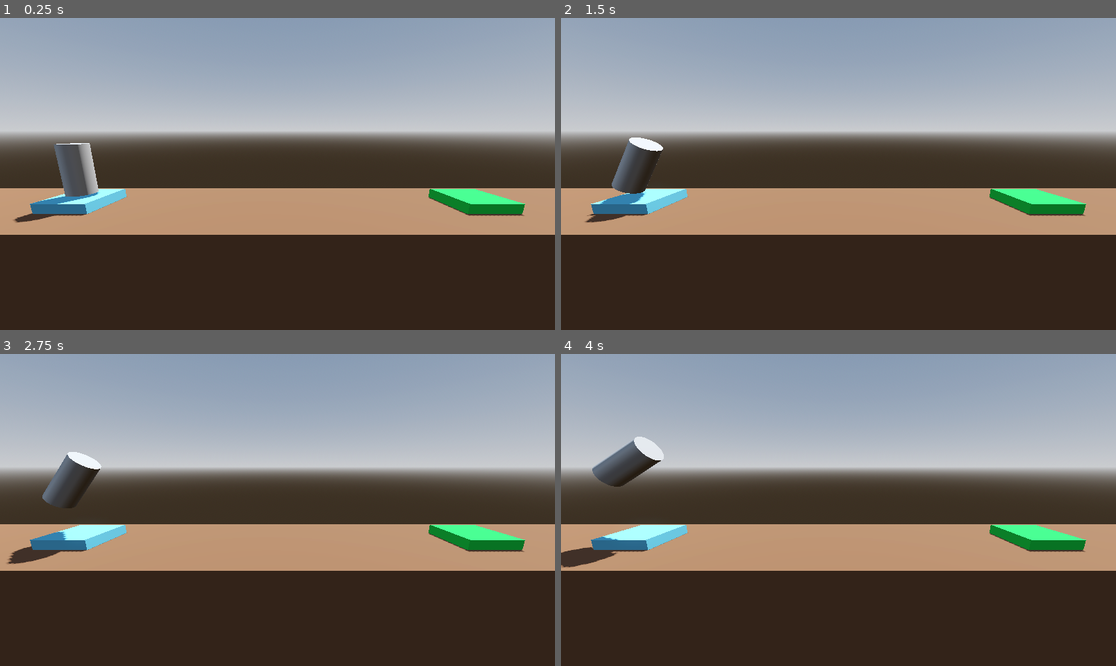
Above: before the commit, frames 1-4 (two rows, left to right).
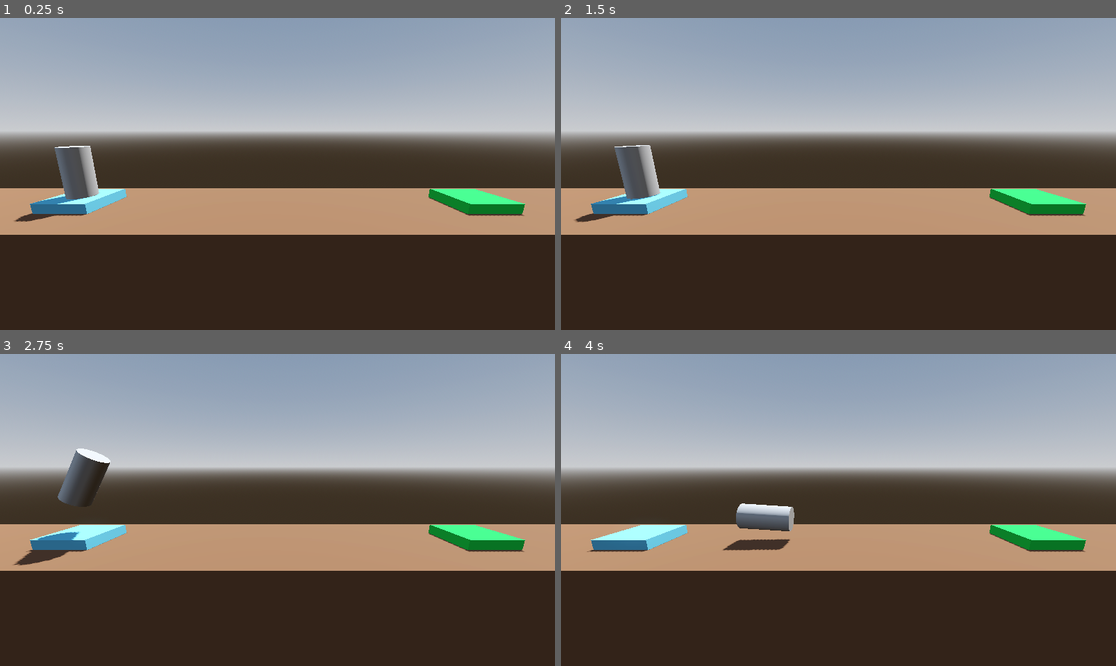
Above: after the commit, the same moments.

Repository: yubinex/project-boost
Game: Godot game, scene res://level/level.tscn
The game is run twice, just before and just after one commit, with the same random seed, the same clock (stepped at 60 frames per second) and the same inputs. The project has no main scene, so this scene is started directly.
Inputs:
- Up to frame 1 (0.25 s): no input
- Up to frame 2 (1.5 s): tap Enter (ui_accept) at 0.5, 1.35 s; hold Right (ui_right) 0.53-1.28 s; hold Enter (ui_accept) 0.53-1.28 s; hold Left (ui_left) from 1.28 s (still down)
- Up to frame 3 (2.75 s): tap Enter (ui_accept) at 1.52, 1.82 s; release Left (ui_left) at 2.03 s; hold Right (ui_right) from 2.03 s (still down); hold Enter (ui_accept) from 2.03 s (still down)
- Up to frame 4 (4 s): release Enter (ui_accept) at 2.78 s; tap Enter (ui_accept) at 2.85, 3.02, 3.32 s; release Right (ui_right) at 3.53 s; hold Left (ui_left) from 3.53 s (still down); hold Enter (ui_accept) from 3.53 s (still down)

The runs differ from the first frame. In frame 1, 0.1% of the frame differs, in the area x 2-18%, y 40-66%; in frame 2, 1.3%; in frame 3, 1.5%; in frame 4, 2.8%, in the area x 0-43%, y 26-69%.

Commit message:
feat: RigidBody physics and collision detection for player
- Migrated player node to use RigidBody3D instead of Node3D
- Updated _process function in player.gd to apply central force and torque based on input actions
- Added axis locks, linear dampening, and angular dampening to the RigidBody3D node
- Updated player.tscn file to include CylinderShape3D for collision detection

Diff:
--- a/player.gd
+++ b/player.gd
@@ -1,11 +1,13 @@
-extends Node3D
+extends RigidBody3D
 
 
 # Called every frame. 'delta' is the elapsed time since the previous frame.
 func _process(delta: float) -> void:
 	if Input.is_action_pressed("ui_accept"):
-		position.y += delta
+		apply_central_force(basis.y * delta * 1000.0)
+
 	if Input.is_action_pressed("ui_left"):
-		rotate_z(delta)
+		apply_torque(Vector3(0.0, 0.0, 100.0 * delta))
+
 	if Input.is_action_pressed("ui_right"):
-		rotate_z(-delta)
+		apply_torque(Vector3(0.0, 0.0, -100.0 * delta))
--- a/player.tscn
+++ b/player.tscn
@@ -1,11 +1,21 @@
-[gd_scene load_steps=3 format=3 uid="uid://c8bpfapruyiv6"]
+[gd_scene load_steps=4 format=3 uid="uid://c8bpfapruyiv6"]
 
 [ext_resource type="Script" uid="uid://bfo6u7c5xl0j7" path="res://player.gd" id="1_4flbx"]
 
 [sub_resource type="CylinderMesh" id="CylinderMesh_hqtel"]
 
-[node name="Player" type="Node3D"]
+[sub_resource type="CylinderShape3D" id="CylinderShape3D_4flbx"]
+
+[node name="Player" type="RigidBody3D"]
+axis_lock_linear_z = true
+axis_lock_angular_x = true
+axis_lock_angular_y = true
+linear_damp = 1.0
+angular_damp = 3.0
 script = ExtResource("1_4flbx")
 
 [node name="MeshInstance3D" type="MeshInstance3D" parent="."]
 mesh = SubResource("CylinderMesh_hqtel")
+
+[node name="CollisionShape3D" type="CollisionShape3D" parent="."]
+shape = SubResource("CylinderShape3D_4flbx")
